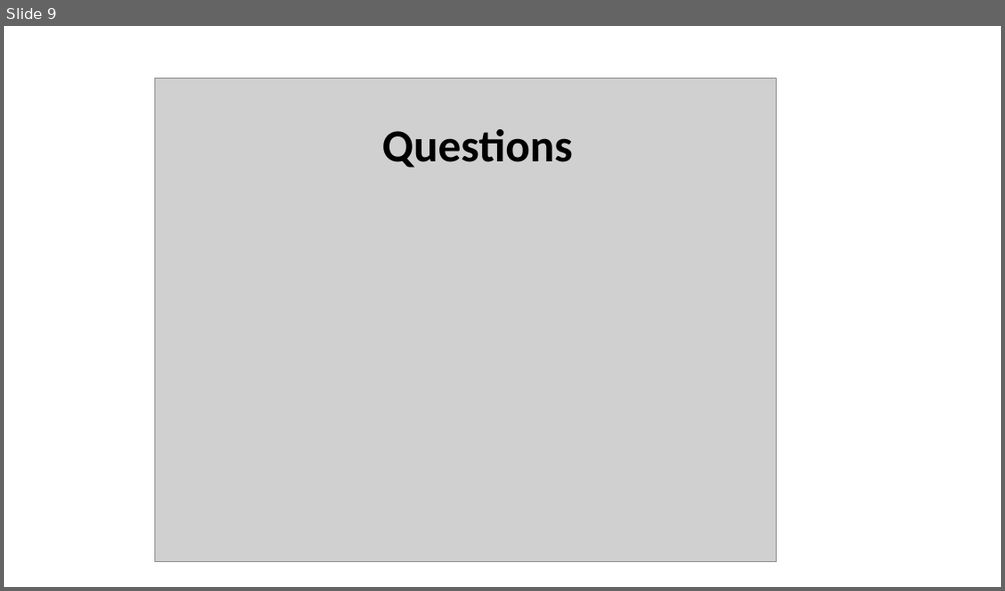
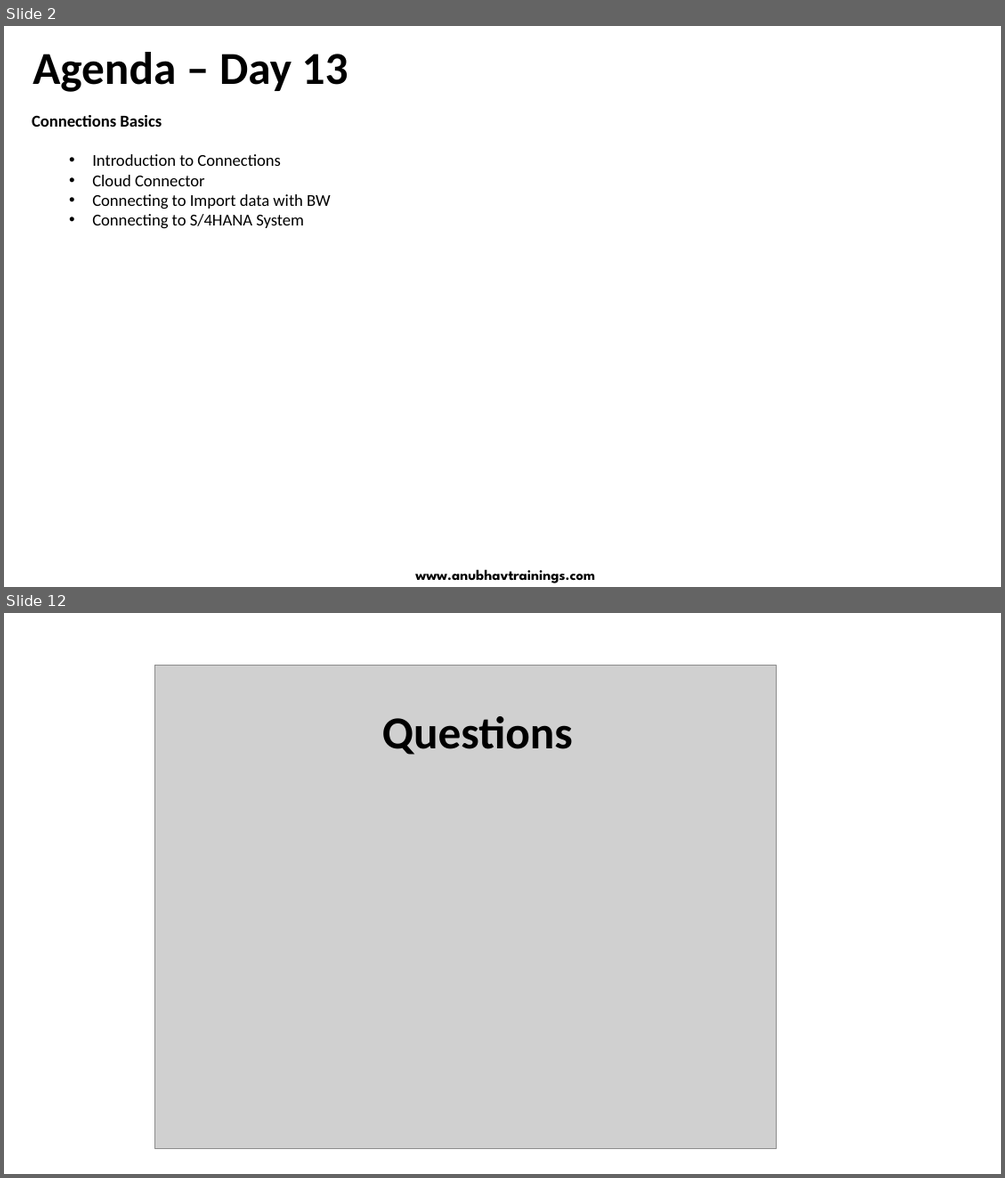
Before and after one commit to soyuztechnologies/SAC_SaamaTechnologies, a slide deck: day 12/SAC_Training Day 12.pptx. Shown one above the other, each under a label of ours: slide 9 before the commit, slides 2 and 12 after it; the slides between them are not shown. The pictures are 1005x591 and 1005x1178 pixels, drawn with LibreOffice and Linux fonts; fonts in the diff are those of the drawing; grey boxes stand for pictures. Boxes give left, top, right and bottom in pixels: in the first picture for what was removed or moved away, otherwise in the second. Text is boxed around its words. In the diff, an @@ line names an element or a change of style, - is before the commit and + after.

```diff
--- a/day 12/SAC_Training Day 12.pptx
+++ b/day 12/SAC_Training Day 12.pptx
@@ slide 2 added at (4,26,1001,587), background #FFFFFF @@
@@ text added at (32,52,348,92), 44 pt, text #000000, bold @@
+Agenda – Day 13
@@ text added at (32,115,330,228), 16 pt, text #000000 @@
+Connections Basics
+  • Introduction to Connections
+  • Cloud Connector
+  • Connecting to Import data with BW
+  • Connecting to S/4HANA System
@@ text added at (415,569,595,583), 14 pt, text #000000, bold @@
+www.anubhavtrainings.com
@@ what was slide 9 is now slide 12 @@
```
Also in this commit, not shown: 6 slides changed, 3 other slides added, 1 slide removed, 6 other files.
